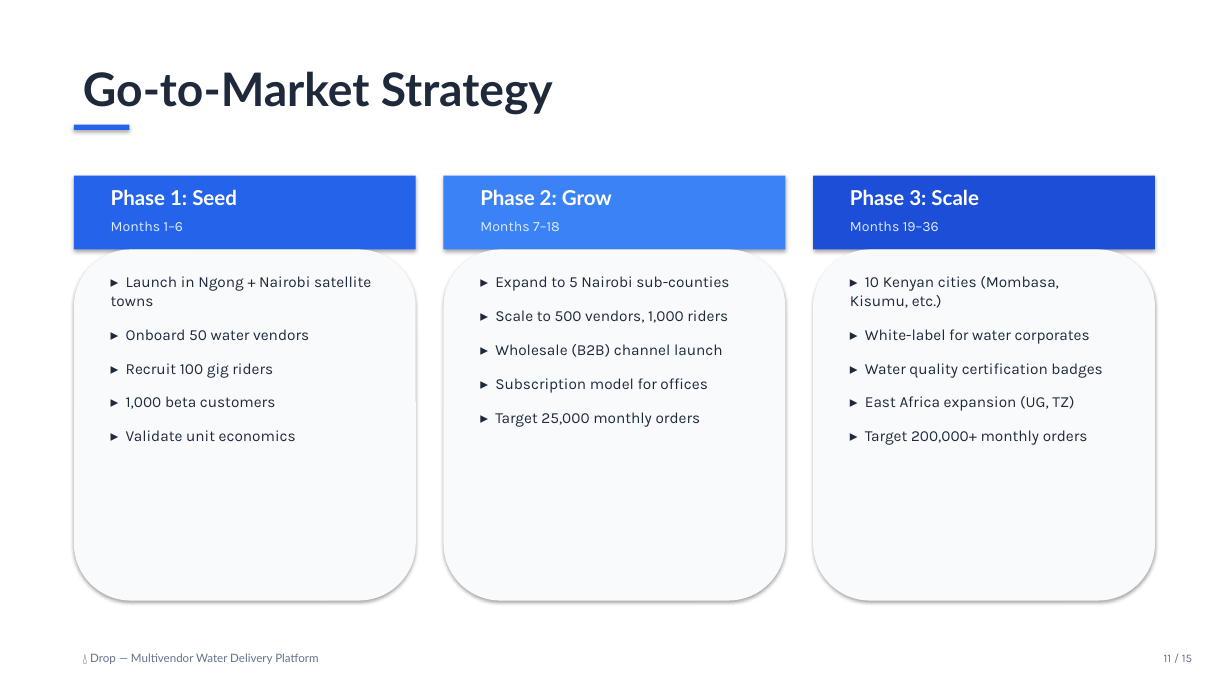
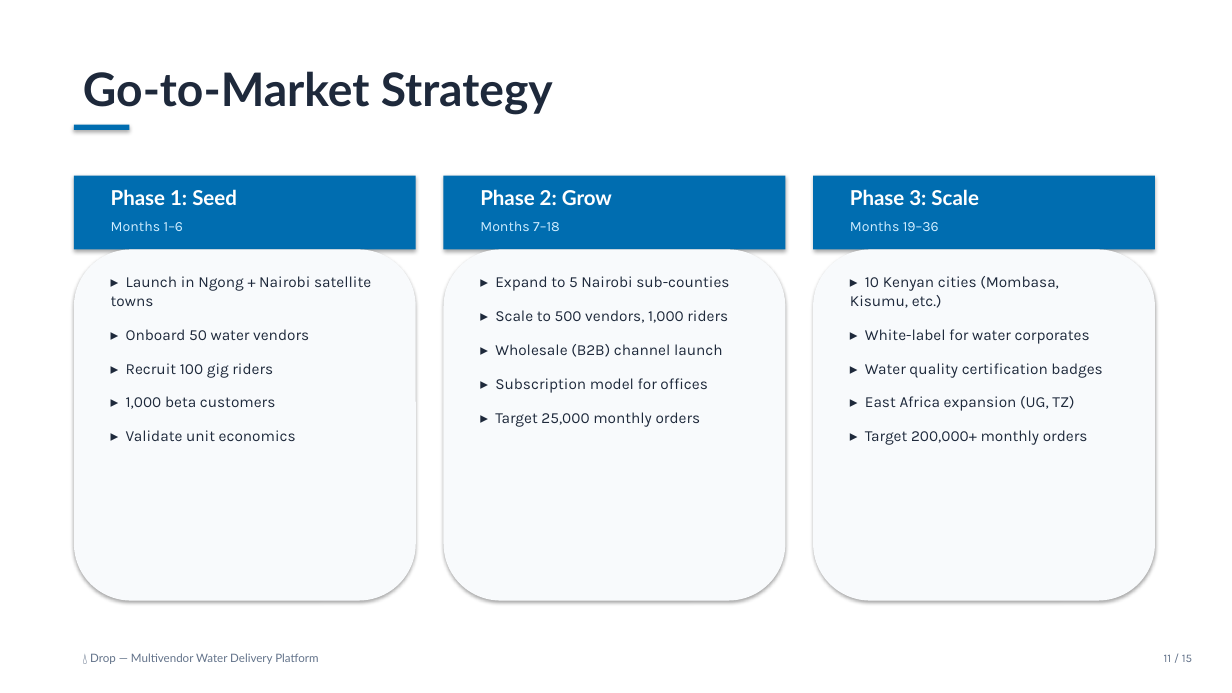
Before and after one commit to WinterJackson/drop-water-delivery-app, a slide deck: slide 11 of Drop_Pitch_Deck.pptx. Drawn at 1232x693 pixels with LibreOffice and Linux fonts; fonts in the diff are those of the drawing. Boxes give left, top, right and bottom in pixels: in the first picture for what was removed or moved away, otherwise in the second. Text is boxed around its words. In the diff, an @@ line names an element or a change of style, - is before the commit and + after.

Commit message:
style(pitch-deck): unify all blue color shades to exact website header blue (#006DB0 / oklch(0.50 0.16 235))

```diff
--- a/Drop_Pitch_Deck.pptx
+++ b/Drop_Pitch_Deck.pptx
@@ rectangle at <box>74,125,129,130</box>: fill #2563EB to #006DB0 @@
@@ rectangle at <box>74,176,416,250</box>: fill #2563EB to #006DB0 @@
@@ rectangle at <box>444,176,786,250</box>: fill #3B82F6 to #006DB0 @@
@@ rectangle at <box>813,176,1155,250</box>: fill #1D4ED8 to #006DB0 @@
@@ text colour #DBEAFE to #CFEDFF in 3 elements at <box>111,221,183,231</box>, <box>480,221,560,231</box>, <box>850,221,939,231</box> @@
```
Also in this commit, not shown: 14 other slides changed.
